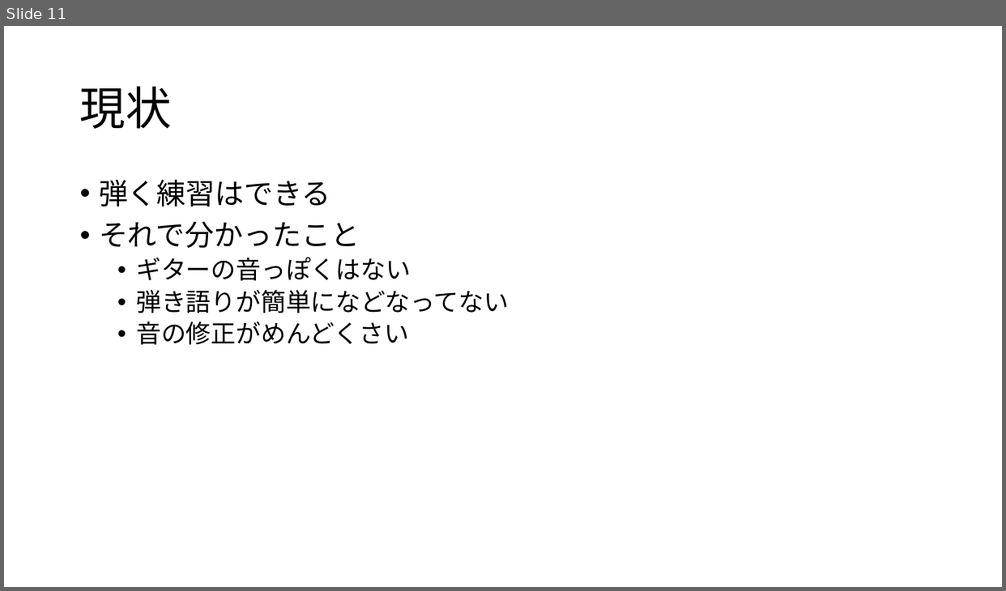
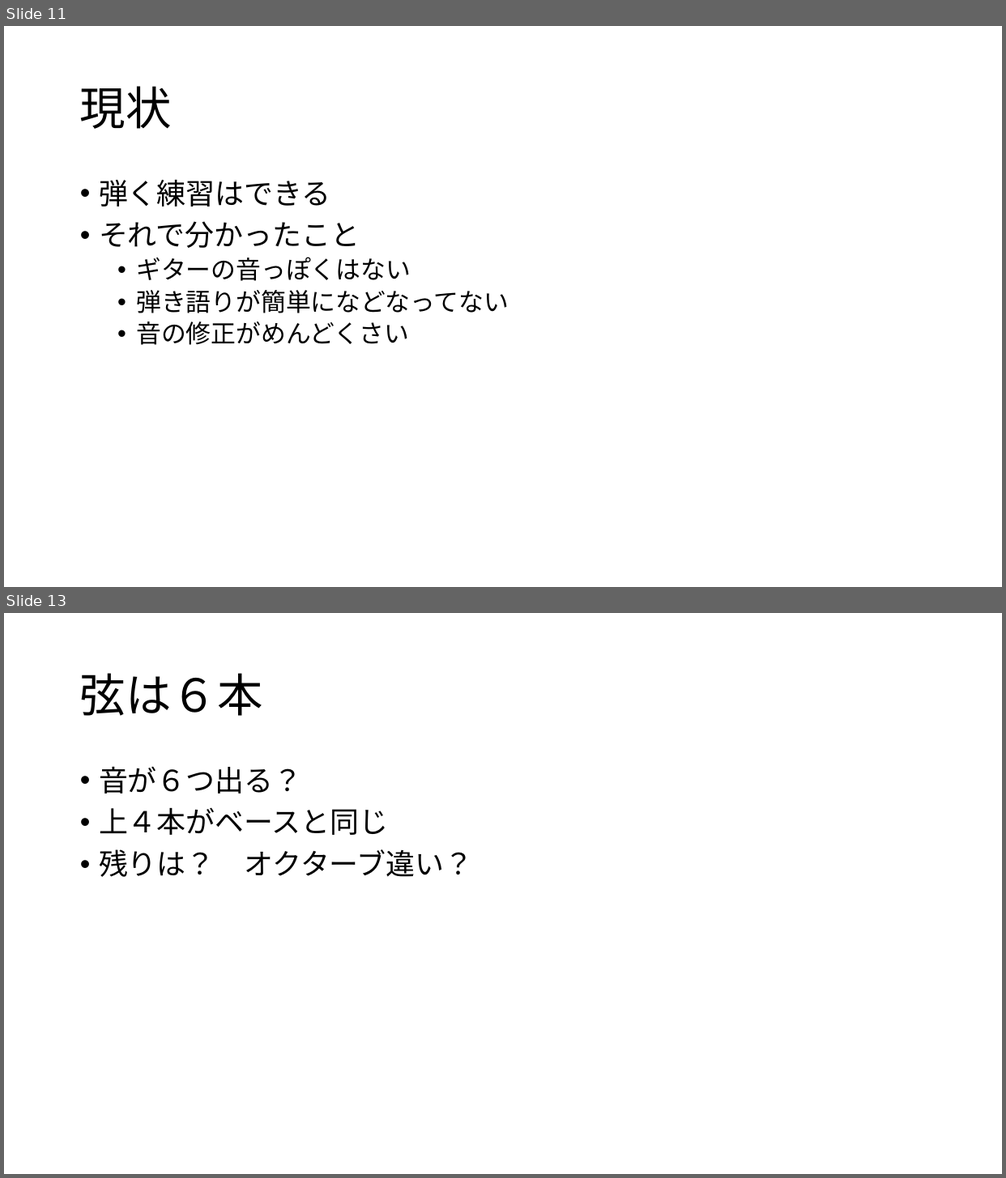
Before and after one commit to Shinzawa44/keyguitar, a slide deck: なんちゃってコード進行.pptx. Shown one above the other, each under a label of ours: slide 11 before the commit, slides 11 and 13 after it; the slides between them are not shown. The pictures are 1006x591 and 1006x1178 pixels, drawn with LibreOffice and Linux fonts; fonts in the diff are those of the drawing. Boxes give left, top, right and bottom in pixels: in the first picture for what was removed or moved away, otherwise in the second. Text is boxed around its words. In the diff, an @@ line names an element or a change of style, - is before the commit and + after.

```diff
--- a/なんちゃってコード進行.pptx
+++ b/なんちゃってコード進行.pptx
@@ slide 13 added at bbox=[4, 613, 1002, 1174], background #FFFFFF @@
@@ title added at bbox=[80, 673, 263, 716], 44 pt, text #000000 @@
+弦は６本
@@ text added at bbox=[99, 766, 473, 877], 28 pt, text #000000 @@
+• 音が６つ出る？
+• 上４本がベースと同じ
+• 残りは？ オクターブ違い？
```
Also in this commit, not shown: 1 other slide added.
